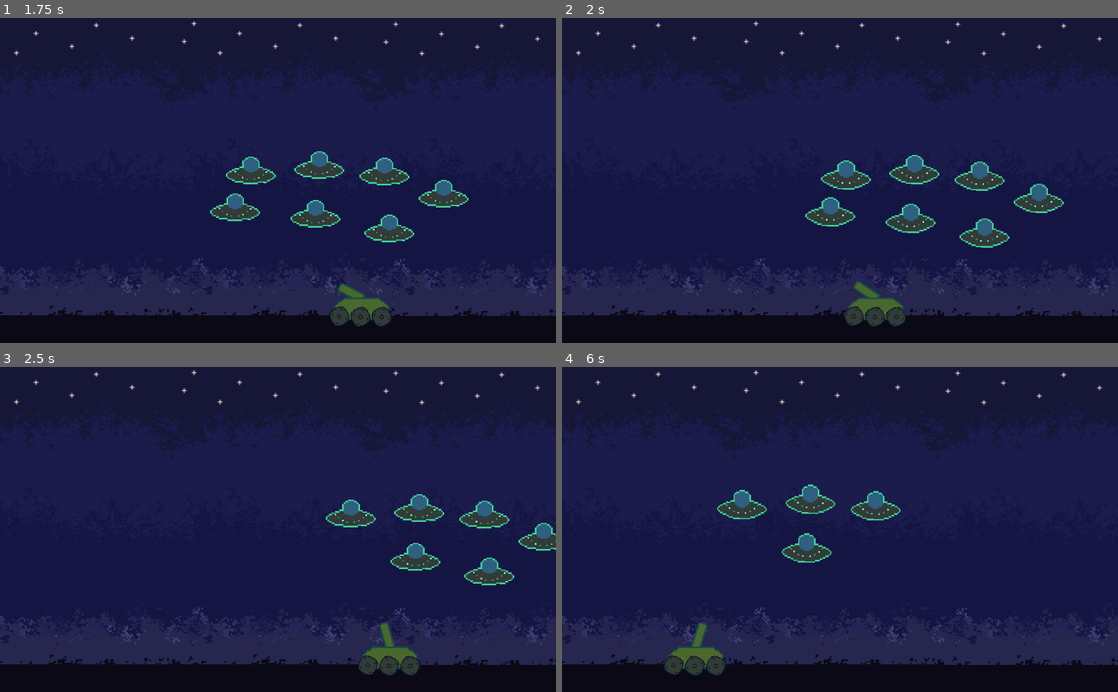
Above: before the commit, frames 1-4 (two rows, left to right).
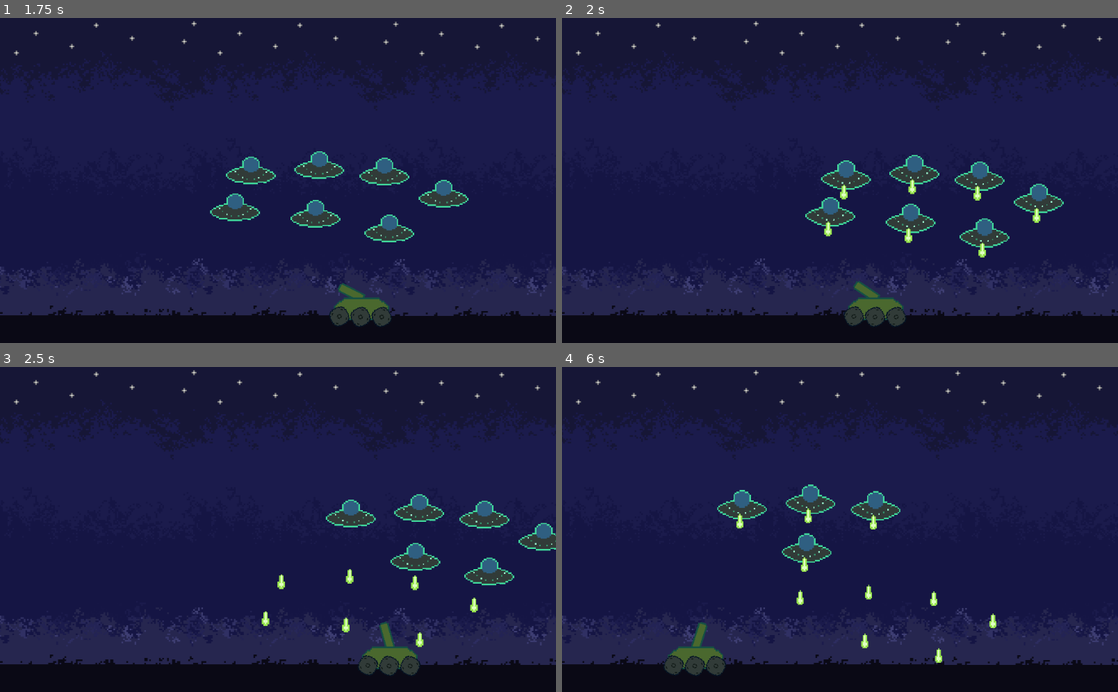
Above: after the commit, the same moments.

Repository: zMenta/Godot-Projects
Game: Godot game, scene res://Scenes/Main.tscn
Same seed, same stepped clock (60 frames per second), same inputs: the game is played once before the commit and once after it.
Inputs (mouse positions are in pixels of both pictures, inside the frame that each line leads up to):
- Up to frame 1 (1.75 s): move the mouse to (400, 164) at 0.52 s; press the mouse at (400, 164) at 0.53 s; hold Right (ui_right) 0.53-1.28 s; move the mouse to (166, 196) at 1.27 s; release the mouse at (166, 196) at 1.28 s; hold Left (ui_left) from 1.28 s (still down); click (166, 196) at 1.35 s
- Up to frame 2 (2 s): keep holding Left (ui_left)
- Up to frame 3 (2.5 s): move the mouse to (333, 458) at 2.02 s; release Left (ui_left) at 2.03 s; press the mouse at (333, 458) at 2.03 s; hold Right (ui_right) from 2.03 s (still down)
- Up to frame 4 (6 s): move the mouse to (812, 594) at 2.77 s; release the mouse at (812, 594) at 2.78 s; click (812, 594) at 2.85 s; move the mouse to (1006, 578) at 3.52 s; release Right (ui_right) at 3.53 s; press the mouse at (1006, 578) at 3.53 s; hold Left (ui_left) 3.53-5.78 s; move the mouse to (673, 480) at 4.27 s; release the mouse at (673, 480) at 4.28 s; click (673, 480) at 4.35 s; move the mouse to (867, 529) at 5.02 s; press the mouse at (867, 529) at 5.03 s; move the mouse to (756, 448) at 5.77 s; release the mouse at (756, 448) at 5.78 s; hold Right (ui_right) from 5.78 s (still down); click (756, 448) at 5.85 s

Frame 1 is identical in both runs. In frame 2, 0.3% of the frame differs, in the area x 47-87%, y 49-74%; in frame 3, 0.3%; in frame 4, 0.5%, in the area x 31-79%, y 43-92%.

Commit message:
Alien shooting

Diff:
--- /dev/null
+++ b/Invaders from Space/Scenes/AlienBullet.gd
@@ -0,0 +1,13 @@
+extends Area2D
+
+
+export var speed := 500
+
+
+func _physics_process(delta: float) -> void:
+	position += transform.y * delta * speed
+
+
+func _on_AlienBullet_body_entered(body: Node) -> void:
+	queue_free()
+	print("Body entered")
--- /dev/null
+++ b/Invaders from Space/Scenes/AlienBullet.tscn
@@ -0,0 +1,22 @@
+[gd_scene load_steps=4 format=2]
+
+[ext_resource path="res://Assets/Sprites/Alien.png" type="Texture" id=1]
+[ext_resource path="res://Scenes/AlienBullet.gd" type="Script" id=2]
+
+[sub_resource type="CapsuleShape2D" id=1]
+radius = 18.0
+height = 12.0
+
+[node name="AlienBullet" type="Area2D"]
+script = ExtResource( 2 )
+
+[node name="Sprite" type="Sprite" parent="."]
+texture = ExtResource( 1 )
+region_enabled = true
+region_rect = Rect2( 72, 249, 45, 90 )
+
+[node name="CollisionShape2D" type="CollisionShape2D" parent="."]
+position = Vector2( 0, 15 )
+shape = SubResource( 1 )
+
+[connection signal="body_entered" from="." to="." method="_on_AlienBullet_body_entered"]
--- a/Invaders from Space/Scenes/Main.tscn
+++ b/Invaders from Space/Scenes/Main.tscn
@@ -1,9 +1,12 @@
-[gd_scene load_steps=6 format=2]
+[gd_scene load_steps=7 format=2]
 
 [ext_resource path="res://Scenes/Player.tscn" type="PackedScene" id=1]
 [ext_resource path="res://Assets/Sprites/background.png" type="Texture" id=2]
 [ext_resource path="res://Scenes/Ufo.tscn" type="PackedScene" id=3]
 [ext_resource path="res://Scripts/Main.gd" type="Script" id=4]
+
+[sub_resource type="RectangleShape2D" id=2]
+extents = Vector2( 550, 30 )
 
 [sub_resource type="Curve2D" id=1]
 _data = {
@@ -31,6 +34,15 @@
 [node name="Sprite3" type="Sprite" parent="Background"]
 position = Vector2( 1556.67, 86.6667 )
 texture = ExtResource( 2 )
+
+[node name="Floor" type="StaticBody2D" parent="."]
+position = Vector2( 514, 587 )
+__meta__ = {
+"_edit_group_": true
+}
+
+[node name="CollisionShape2D" type="CollisionShape2D" parent="Floor"]
+shape = SubResource( 2 )
 
 [node name="Player" parent="." instance=ExtResource( 1 )]
 position = Vector2( 561, 537 )
--- a/Invaders from Space/Scenes/Ufo.tscn
+++ b/Invaders from Space/Scenes/Ufo.tscn
@@ -1,6 +1,8 @@
-[gd_scene load_steps=6 format=2]
+[gd_scene load_steps=8 format=2]
 
 [ext_resource path="res://Assets/Sprites/Alien.png" type="Texture" id=1]
+[ext_resource path="res://Scenes/AlienBullet.tscn" type="PackedScene" id=2]
+[ext_resource path="res://Scripts/Ufo.gd" type="Script" id=3]
 
 [sub_resource type="AtlasTexture" id=1]
 atlas = ExtResource( 1 )
@@ -24,6 +26,8 @@
 
 [node name="Ufo" type="Area2D" groups=["aliens"]]
 scale = Vector2( 0.3, 0.3 )
+script = ExtResource( 3 )
+Bullet = ExtResource( 2 )
 
 [node name="AnimatedSprite" type="AnimatedSprite" parent="."]
 frames = SubResource( 3 )
@@ -32,3 +36,12 @@
 [node name="CollisionShape2D" type="CollisionShape2D" parent="."]
 rotation = 1.5708
 shape = SubResource( 4 )
+
+[node name="Muzzle" type="Position2D" parent="."]
+position = Vector2( 0, 100 )
+
+[node name="ShootTimer" type="Timer" parent="."]
+wait_time = 2.0
+autostart = true
+
+[connection signal="timeout" from="ShootTimer" to="." method="_on_ShootTimer_timeout"]
--- /dev/null
+++ b/Invaders from Space/Scripts/Ufo.gd
@@ -0,0 +1,13 @@
+extends Area2D
+
+export (PackedScene) var Bullet
+
+
+func _on_ShootTimer_timeout() -> void:
+	shoot()
+
+
+func shoot() -> void:
+	var bullet = Bullet.instance()
+	owner.add_child(bullet)
+	bullet.transform = $Muzzle.global_transform
